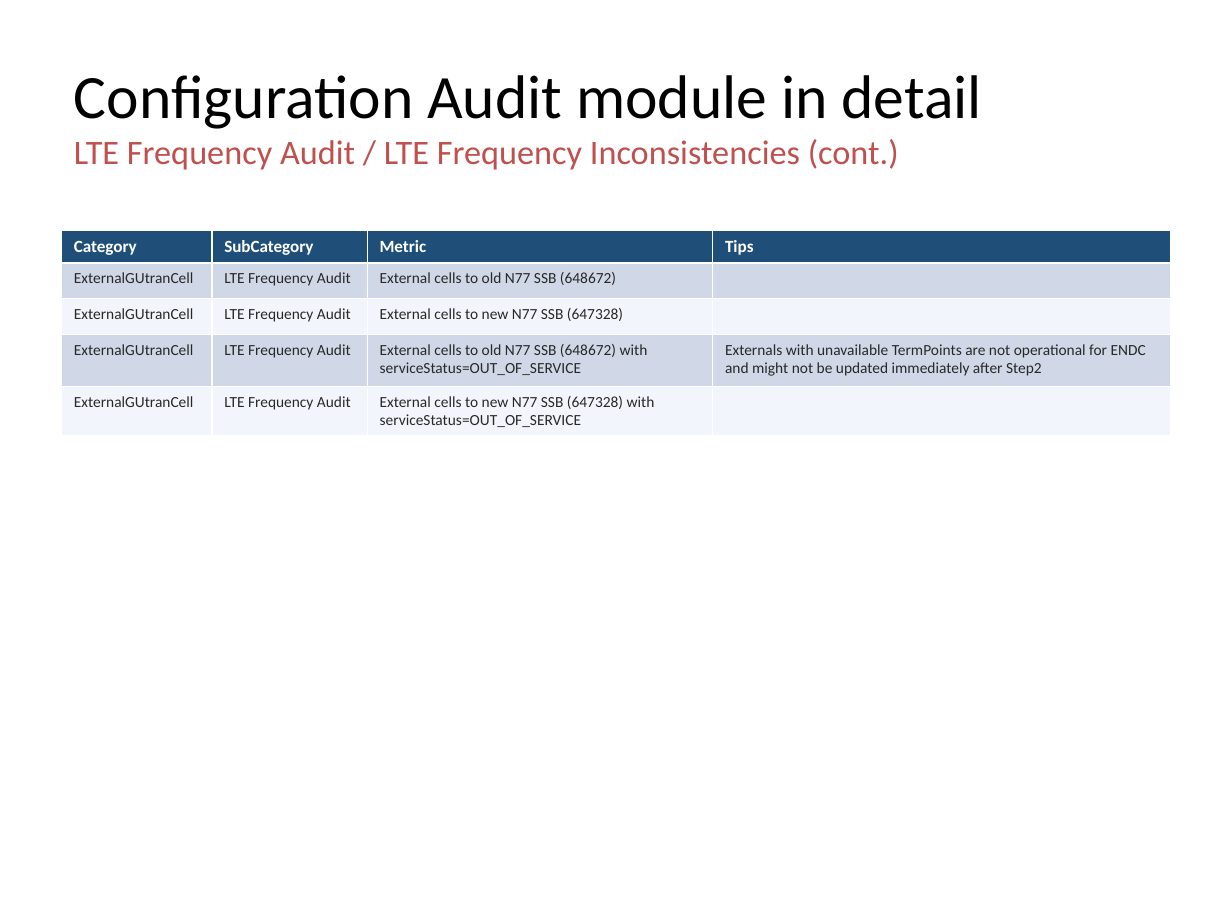
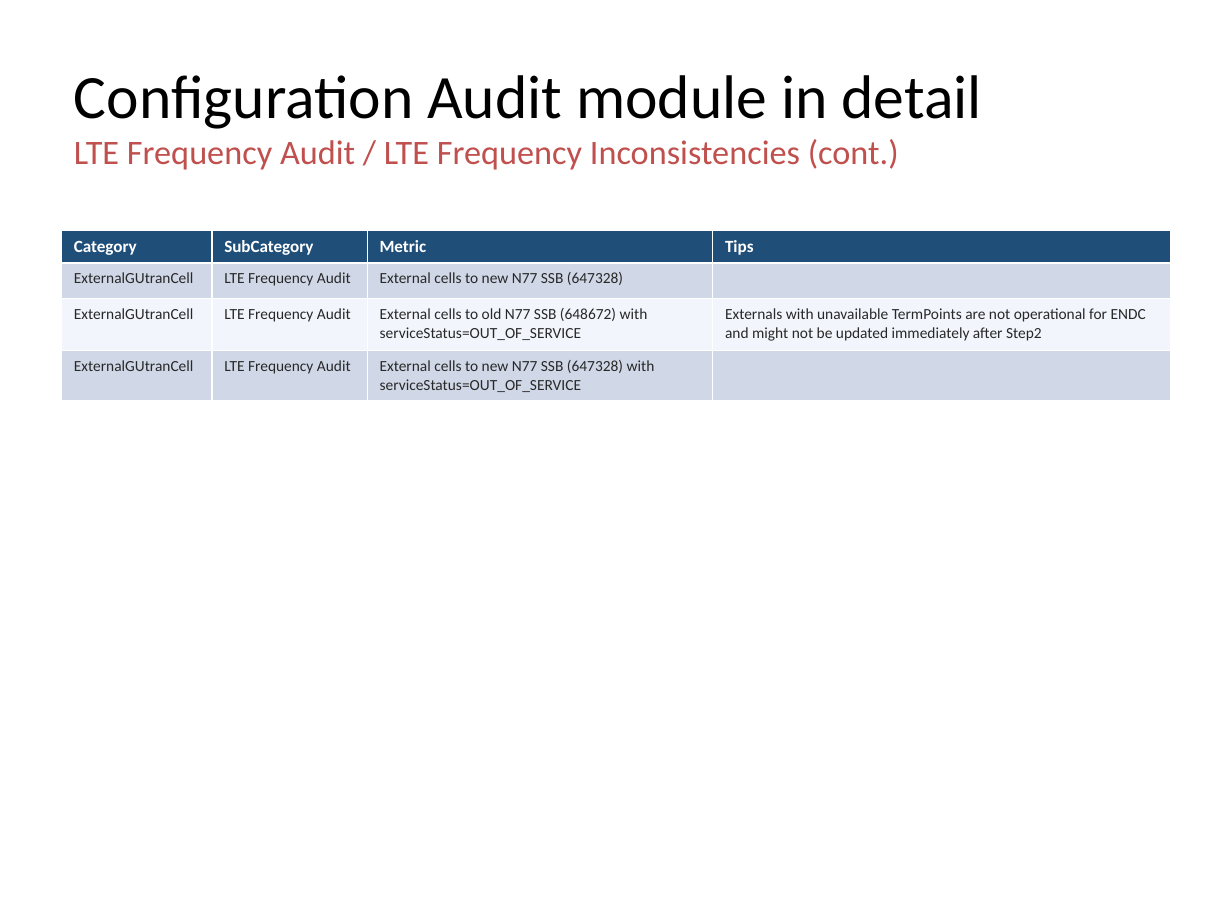
Before and after one commit to jaimetur/SSB_RetuningAutomations, a slide deck: slide 25 of help/User-Guide-SSB-Retuning-Automations-v0.7.4.pptx. Drawn at 1232x924 pixels with LibreOffice and Linux fonts; fonts in the diff are those of the drawing; background and template pictures are left out. Boxes give left, top, right and bottom in pixels: in the first picture for what was removed or moved away, otherwise in the second. Text is boxed around its words. In the diff, an @@ line names an element or a change of style, - is before the commit and + after.

Commit message:
- Expanded SummaryAudit tips coverage from provided slide.   - Changed Step1 logic and delete last column on MeContext table.   - Deleted some duplicated metrics and rename others in SummaryAudit.   - Updated Technical User Guides to include the Check catalog of SummaryAudit table (with tips).

```diff
--- a/help/User-Guide-SSB-Retuning-Automations-v0.7.4.pptx
+++ b/help/User-Guide-SSB-Retuning-Automations-v0.7.4.pptx
@@ table at <box>62,230,1169,396</box> @@
-row 2: ExternalGUtranCell | LTE Frequency Audit | External cells to old N77 SSB (648672) | 
```
Also in this commit, not shown: 3 other slides changed, 8 other files.
